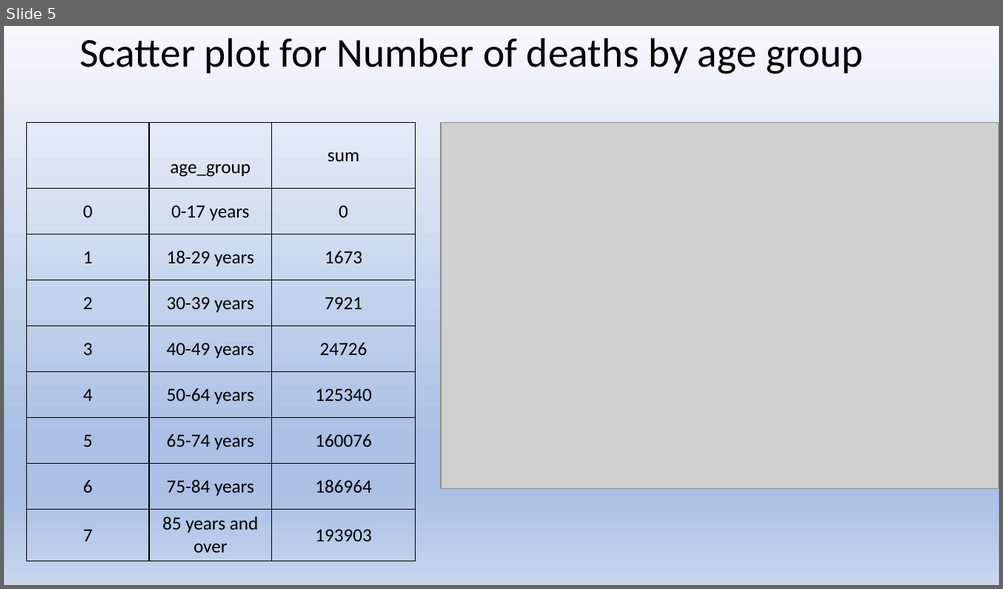
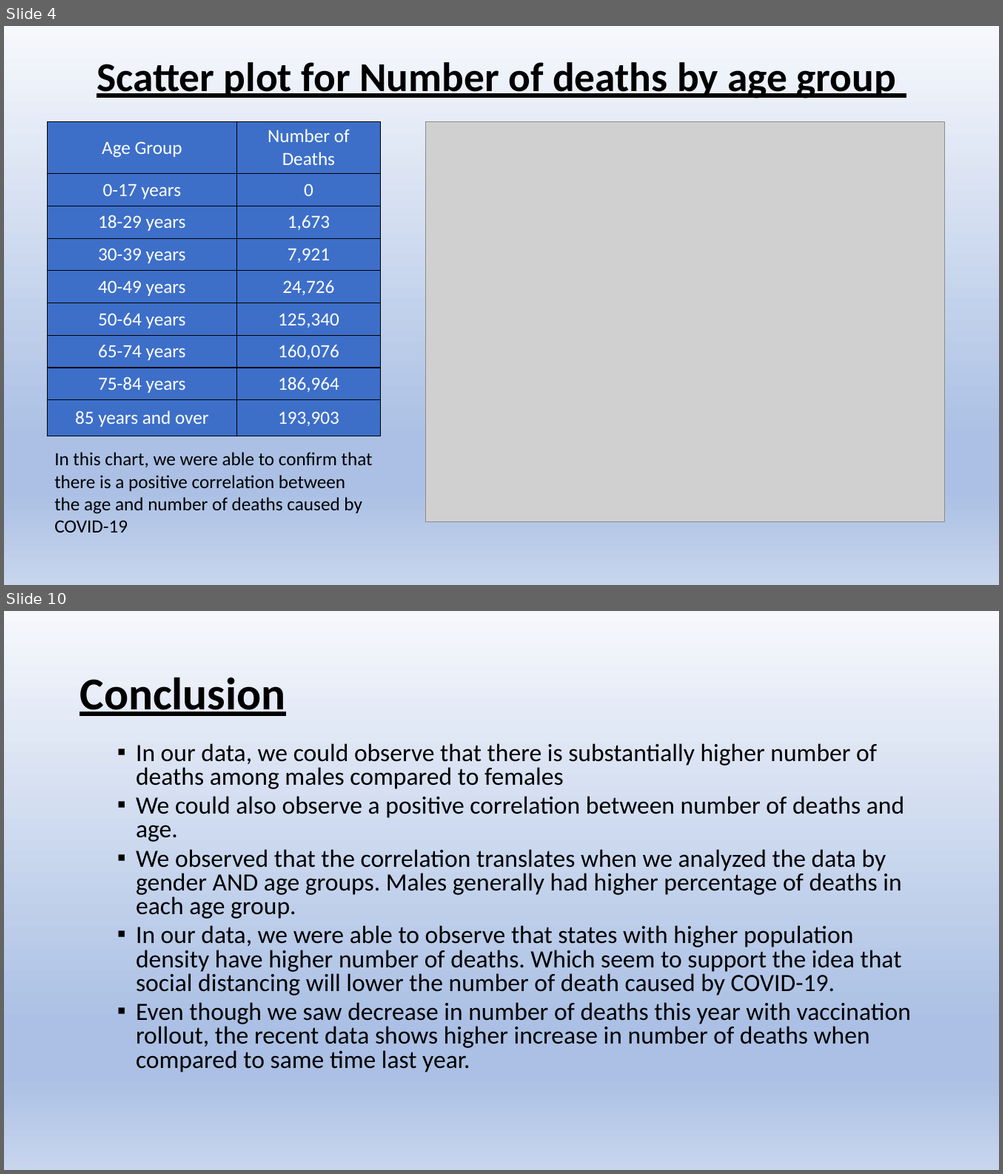
Before and after one commit to AlexanderLorin/Project-1-MKFG, a slide deck: Presentation1.pptx. Shown one above the other, each under a label of ours: slide 5 before the commit, slides 4 and 10 after it; the slides between them are not shown. The pictures are 1003x589 and 1003x1174 pixels, drawn with LibreOffice and Linux fonts; fonts in the diff are those of the drawing; grey boxes stand for pictures. Boxes give left, top, right and bottom in pixels: in the first picture for what was removed or moved away, otherwise in the second. Text is boxed around its words. In the diff, an @@ line names an element or a change of style, - is before the commit and + after.

```diff
--- a/Presentation1.pptx
+++ b/Presentation1.pptx
@@ slide 10 added at box(4, 611, 999, 1170), background gradient #F6F8FC to #ABC0E4 to #C7D5ED @@
@@ title added at box(79, 677, 285, 716), 44 pt, text #000000, bold, underline @@
+Conclusion
@@ text added at box(136, 743, 910, 1073), 24 pt, text #000000 @@
+  ▪ In our data, we could observe that there is substantially higher number of deaths among males compared to females
+  ▪ We could also observe a positive correlation between number of deaths and age.
+  ▪ We observed that the correlation translates when we analyzed the data by gender AND age groups. Males generally had higher percentage of deaths in each age group.
+  ▪ In our data, we were able to observe that states with higher population density have higher number of deaths. Which seem to support the idea that social distancing will lower the number of death caused by COVID-19.
+  ▪ Even though we saw decrease in number of deaths this year with vaccination rollout, the recent data shows higher increase in number of deaths when compared to same time last year.
@@ what was slide 5 is now slide 4 @@
@@ slide 4 changed as well @@
@@ title "Scatter plot for Number of ..." at box(96, 62, 896, 99): bold on, underline on; alignment left to centre @@
@@ table at box(47, 122, 380, 436) @@
-column 1:  | 0 | 1 | 2 | 3 | 4 | 5 | 6 | 7
-column 2: age_group | 0-17 years | 18-29 years | 30-39 years | 40-49 years | 50-64 years | 65-74 years | 75-84 years | 85 years and over
-column 3: sum | 0 | 1673 | 7921 | 24726 | 125340 | 160076 | 186964 | 193903
+column 1: Age Group | 0-17 years | 18-29 years | 30-39 years | 40-49 years | 50-64 years | 65-74 years | 75-84 years | 85 years and over
+column 2: Number of Deaths | 0 | 1,673 | 7,921 | 24,726 | 125,340 | 160,076 | 186,964 | 193,903
@@ table: place and size @@
-table at box(26, 122, 415, 560)
+table at box(47, 122, 380, 436)
@@ picture: place and size @@
-picture at box(441, 122, 999, 488)
+picture at box(426, 122, 944, 522)
@@ text added at box(54, 452, 373, 533), 18 pt, text #000000 @@
+In this chart, we were able to confirm that there is a positive correlation between the age and number of deaths caused by COVID-19
```
Also in this commit, not shown: 4 other slides changed, 4 other slides added, 5 slides removed, 9 other files.
